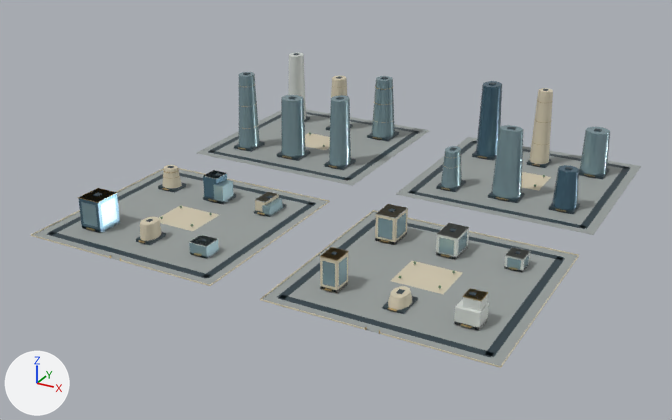
One commit to the glTF model web/public/assets/3d/ampliworld/GC-CITY-2030/GC-TILE-13-10.glb: the scene before it, then after it.
Both versions are drawn from a 50 mm lens placed at (3659.0, 3708.0, 613.0), pointed at (2977.0, 4947.0, -7.0). Every picture has the same lights, and +X, +Y and +Z are marked at lower left. The picture after the commit comes second. Where no turn or scale is listed for an object, it has been applied to the vertices. Vertices at exactly the same position are counted once.

The older version as bpy lines, for what is in view:
```python
ob_gc_tile_13_10_blue = bpy.data.objects.new('GC-TILE-13-10-blue', me_mesh_8)
ob_gc_tile_13_10_blue.location = (0.0, 0.0, 0.0)
ob_gc_tile_13_10_dark = bpy.data.objects.new('GC-TILE-13-10-dark', me_mesh_1)
ob_gc_tile_13_10_dark.location = (0.0, 0.0, 0.0)
ob_gc_tile_13_10_glass = bpy.data.objects.new('GC-TILE-13-10-glass', me_mesh_7)
ob_gc_tile_13_10_glass.location = (0.0, 0.0, 0.0)
ob_gc_tile_13_10_gold = bpy.data.objects.new('GC-TILE-13-10-gold', me_mesh_6)
ob_gc_tile_13_10_gold.location = (0.0, 0.0, 0.0)
ob_gc_tile_13_10_ivory = bpy.data.objects.new('GC-TILE-13-10-ivory', me_mesh_2)
ob_gc_tile_13_10_ivory.location = (0.0, 0.0, 0.0)
ob_gc_tile_13_10_paving = bpy.data.objects.new('GC-TILE-13-10-paving', me_mesh_0)
ob_gc_tile_13_10_paving.location = (0.0, 0.0, 0.0)
ob_gc_tile_13_10_white = bpy.data.objects.new('GC-TILE-13-10-white', me_mesh_5)
ob_gc_tile_13_10_white.location = (0.0, 0.0, 0.0)
```
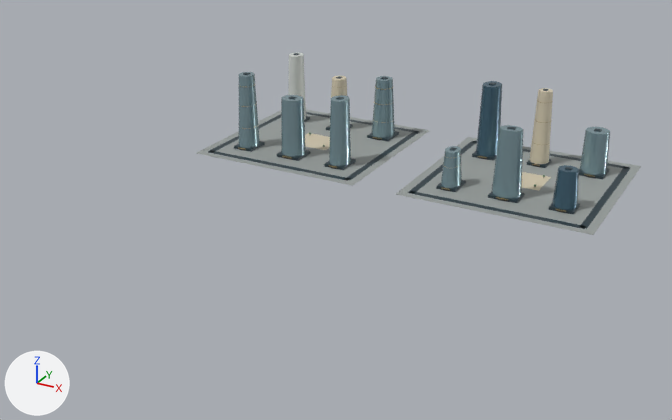
Where the change shows, as pixel boxes (x1, y1, x2, y2) in the pictures (672 x 420 px):
'GC-TILE-13-10-paving', reshaped (27% narrower, 51% shorter)
    before: (34, 110, 641, 366)
    after: (197, 110, 641, 235)
'GC-TILE-13-10-glass', reshaped (30% narrower, 41% shorter)
    before: (81, 72, 610, 287)
    after: (239, 72, 610, 199)
'GC-TILE-13-10-dark', reshaped (28% narrower, 42% shorter)
    before: (47, 53, 630, 358)
    after: (208, 53, 630, 229)
'GC-TILE-13-10-ivory', reshaped (55% narrower, 60% shorter)
    before: (31, 76, 579, 368)
    after: (305, 76, 553, 191)
'GC-TILE-13-10-blue', reshaped (79% narrower, 15% shorter)
    before: (78, 81, 579, 233)
    after: (476, 81, 579, 210)
'GC-TILE-13-10-white', reshaped (94% narrower, 76% shorter)
    before: (189, 53, 531, 331)
    after: (288, 53, 306, 120)
'GC-TILE-13-10-gold', reshaped (31% narrower, 49% shorter)
    before: (78, 85, 595, 334)
    after: (238, 85, 595, 212)
part 1 of me_mesh_0, deleted
    before: (34, 169, 328, 285)
part 2 of me_mesh_0, deleted
    before: (263, 211, 577, 366)
part 3 of me_mesh_1, deleted
    before: (47, 166, 565, 358)
part 4 of me_mesh_2, deleted
    before: (31, 165, 579, 368)
part 5 of me_mesh_5, deleted
    before: (189, 170, 531, 331)
part 6 of me_mesh_6, deleted
    before: (78, 169, 517, 334)
part 7 of me_mesh_7, deleted
    before: (81, 179, 529, 287)
part 8 of me_mesh_8, deleted
    before: (203, 170, 227, 198)
part 9 of me_mesh_8, deleted (blue)
    before: (78, 188, 120, 233)

Diff of the bpy script that builds the scene:
```diff
--- a/web/public/assets/3d/ampliworld/GC-CITY-2030/GC-TILE-13-10.glb.py
+++ b/web/public/assets/3d/ampliworld/GC-CITY-2030/GC-TILE-13-10.glb.py
@@ me_mesh_0 @@
 # used by ob_gc_tile_13_10_paving; location = (0.0, 0.0, 0.0)
-me_mesh_0.from_pydata(...)  # 32 vertices, 48 faces; spans x 2621.0..3379.0, y 4621.0..5379.0, z 0.0
+me_mesh_0.from_pydata(...)  # 16 vertices, 24 faces; spans x 2621.0..3379.0, y 5041.0..5379.0, z 0.0
+# me_mesh_0 part 1: the loose piece of 8 vertices spanning x 2621.0..2959.0, y 4621.0..4959.0, z 0.0 is deleted
+# me_mesh_0 part 2: the loose piece of 8 vertices spanning x 3041.0..3379.0, y 4621.0..4959.0, z 0.0 is deleted
 me_mesh_0.materials.append(mat_paving)
@@ me_mesh_1 @@
 # used by ob_gc_tile_13_10_dark; location = (0.0, 0.0, 0.0)
-me_mesh_1.from_pydata(...)  # 512 vertices, 768 faces; spans x 2636.0..3364.0, y 4636.0..5364.0, z 0.0..145.0
+me_mesh_1.from_pydata(...)  # 256 vertices, 384 faces; spans x 2636.0..3364.0, y 5056.0..5364.0, z 0.0..145.0
+# me_mesh_1 part 3: 32 loose pieces with 256 vertices, spanning x 2636.0..3364.0, y 4636.0..4944.0, z 0.0..54.0, are deleted
 me_mesh_1.materials.append(mat_dark)
@@ me_mesh_2 @@
 # used by ob_gc_tile_13_10_ivory; location = (0.0, 0.0, 0.0)
-me_mesh_2.from_pydata(...)  # 246 vertices, 404 faces; spans x 2620.0..3380.0, y 4620.0..5325.0, z 0.0..140.0
+me_mesh_2.from_pydata(...)  # 60 vertices, 104 faces; spans x 2750.0..3250.0, y 5174.0..5325.0, z 0.0..140.0
+# me_mesh_2 part 4: 18 loose pieces with 186 vertices, spanning x 2620.0..3380.0, y 4620.0..4960.0, z 0.0..51.0, are deleted
 me_mesh_2.materials.append(mat_ivory)
@@ me_mesh_5 @@
 # used by ob_gc_tile_13_10_white; location = (0.0, 0.0, 0.0)
-me_mesh_5.from_pydata(...)  # 102 vertices, 160 faces; spans x 2673.0..3327.0, y 4687.0..5325.0, z 0.0..141.0
+me_mesh_5.from_pydata(...)  # 22 vertices, 40 faces; spans x 2673.0..2707.0, y 5279.0..5325.0, z 5.0..141.0
+# me_mesh_5 part 5: 10 loose pieces with 80 vertices, spanning x 2769.0..3327.0, y 4687.0..4905.0, z 0.0..45.0, are deleted
 me_mesh_5.materials.append(mat_white)
@@ me_mesh_6 @@
 # used by ob_gc_tile_13_10_gold; location = (0.0, 0.0, 0.0)
-me_mesh_6.from_pydata(...)  # 1238 vertices, 2172 faces; spans x 2670.0..3331.0, y 4620.0..5327.0, z 0.0..124.0
+me_mesh_6.from_pydata(...)  # 888 vertices, 1584 faces; spans x 2673.0..3331.0, y 5094.0..5327.0, z 4.0..124.0
+# me_mesh_6 part 6: 28 loose pieces with 350 vertices, spanning x 2670.0..3325.0, y 4620.0..4897.0, z 0.0..52.0, are deleted
 me_mesh_6.materials.append(mat_gold)
@@ me_mesh_7 @@
 # used by ob_gc_tile_13_10_glass; location = (0.0, 0.0, 0.0)
-me_mesh_7.from_pydata(...)  # 370 vertices, 604 faces; spans x 2671.0..3332.0, y 4680.0..5327.0, z 0.0..144.0
+me_mesh_7.from_pydata(...)  # 154 vertices, 280 faces; spans x 2671.0..3332.0, y 5098.0..5327.0, z 5.0..144.0
+# me_mesh_7 part 7: 27 loose pieces with 216 vertices, spanning x 2671.0..3324.0, y 4680.0..4905.0, z 0.0..46.0, are deleted
 me_mesh_7.materials.append(mat_glass)
@@ me_mesh_8 @@
 # used by ob_gc_tile_13_10_blue; location = (0.0, 0.0, 0.0)
-me_mesh_8.from_pydata(...)  # 60 vertices, 104 faces; spans x 2671.0..3329.0, y 4680.0..5328.0, z 0.0..137.0
+me_mesh_8.from_pydata(...)  # 44 vertices, 80 faces; spans x 3090.0..3329.0, y 5103.0..5328.0, z 5.0..137.0
+# me_mesh_8 part 8: the loose piece of 8 vertices spanning x 2769.0..2797.0, y 4867.0..4897.0, z 0.0..42.0 is deleted
+# me_mesh_8 part 9: the loose piece of 8 vertices spanning x 2671.0..2709.0, y 4680.0..4724.0, z 0.0..52.0 is deleted
 me_mesh_8.materials.append(mat_blue)
```
